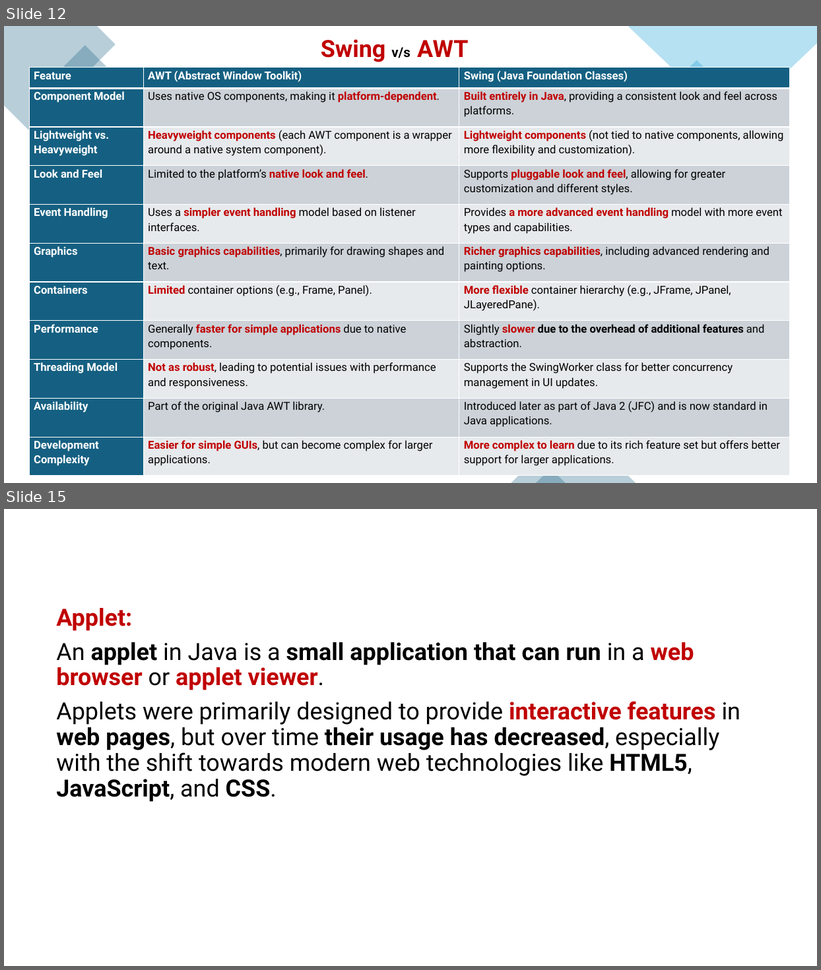
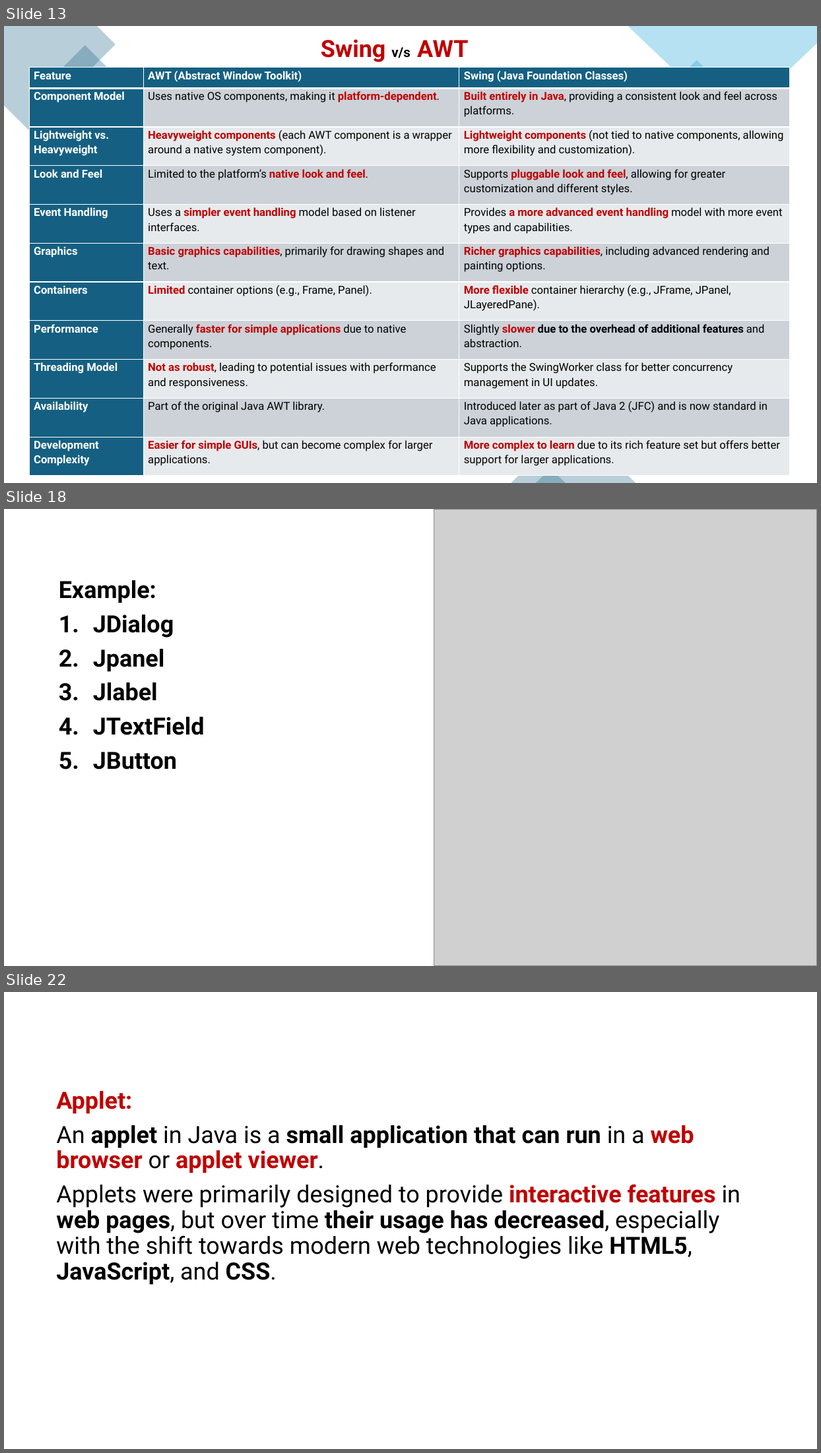
Before and after one commit to PRAMOD-VISHNU-NAIK/MCA-2nd-Sem-Shridevi-College, a slide deck: Theory Class-Notes/Complete Syllabus and Notes/Module-5 GUI and Applet.pptx. Shown one above the other, each under a label of ours: slides 12 and 15 before the commit, slides 13, 18 and 22 after it; the slides between them are not shown. The pictures are 821x970 and 821x1453 pixels, drawn with LibreOffice and Linux fonts; fonts in the diff are those of the drawing; grey boxes stand for pictures. Boxes give left, top, right and bottom in pixels: in the first picture for what was removed or moved away, otherwise in the second. Text is boxed around its words. In the diff, an @@ line names an element or a change of style, - is before the commit and + after.

```diff
--- a/Theory Class-Notes/Complete Syllabus and Notes/Module-5 GUI and Applet.pptx
+++ b/Theory Class-Notes/Complete Syllabus and Notes/Module-5 GUI and Applet.pptx
@@ slide 18 added at box(4, 509, 817, 966), background #FFFFFF @@
@@ picture added at box(435, 509, 817, 966) @@
@@ text added at box(59, 580, 205, 770), 28 pt, text #000000, bold @@
+Example:
+1. JDialog
+2. Jpanel
+3. Jlabel
+4. JTextField
+5. JButton
@@ what was slide 12 is now slide 13 @@
@@ what was slide 15 is now slide 22 @@
```
Also in this commit, not shown: 1 slide changed, 4 other slides added, 1 slide removed, 6 other files.
